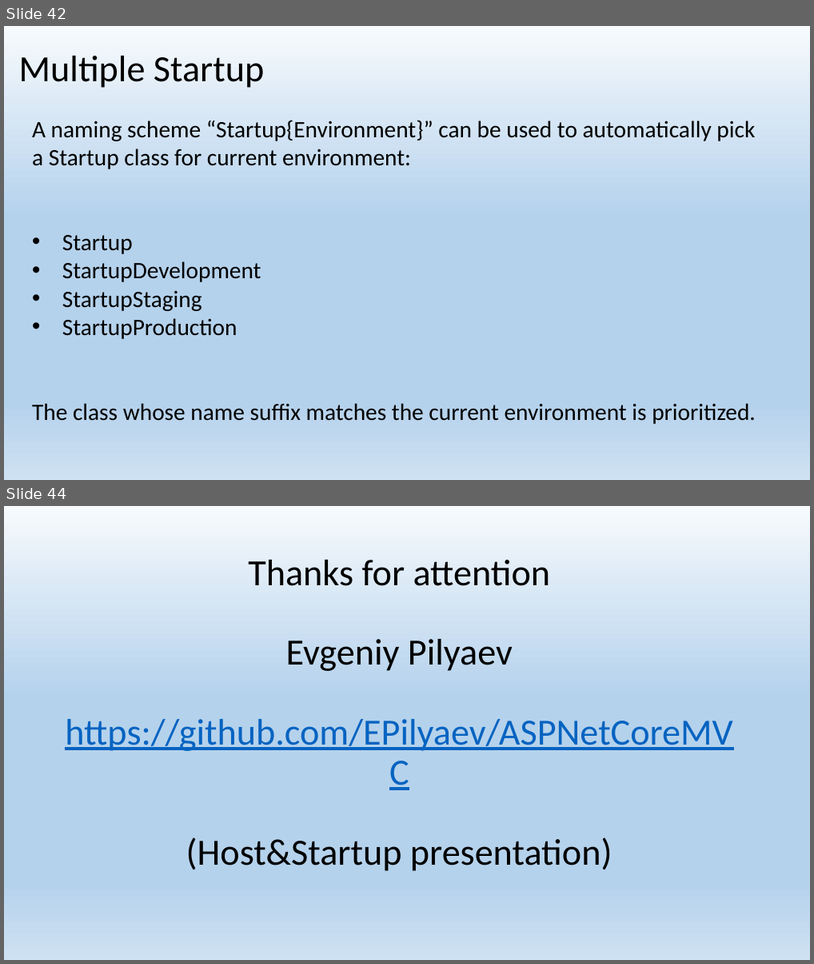
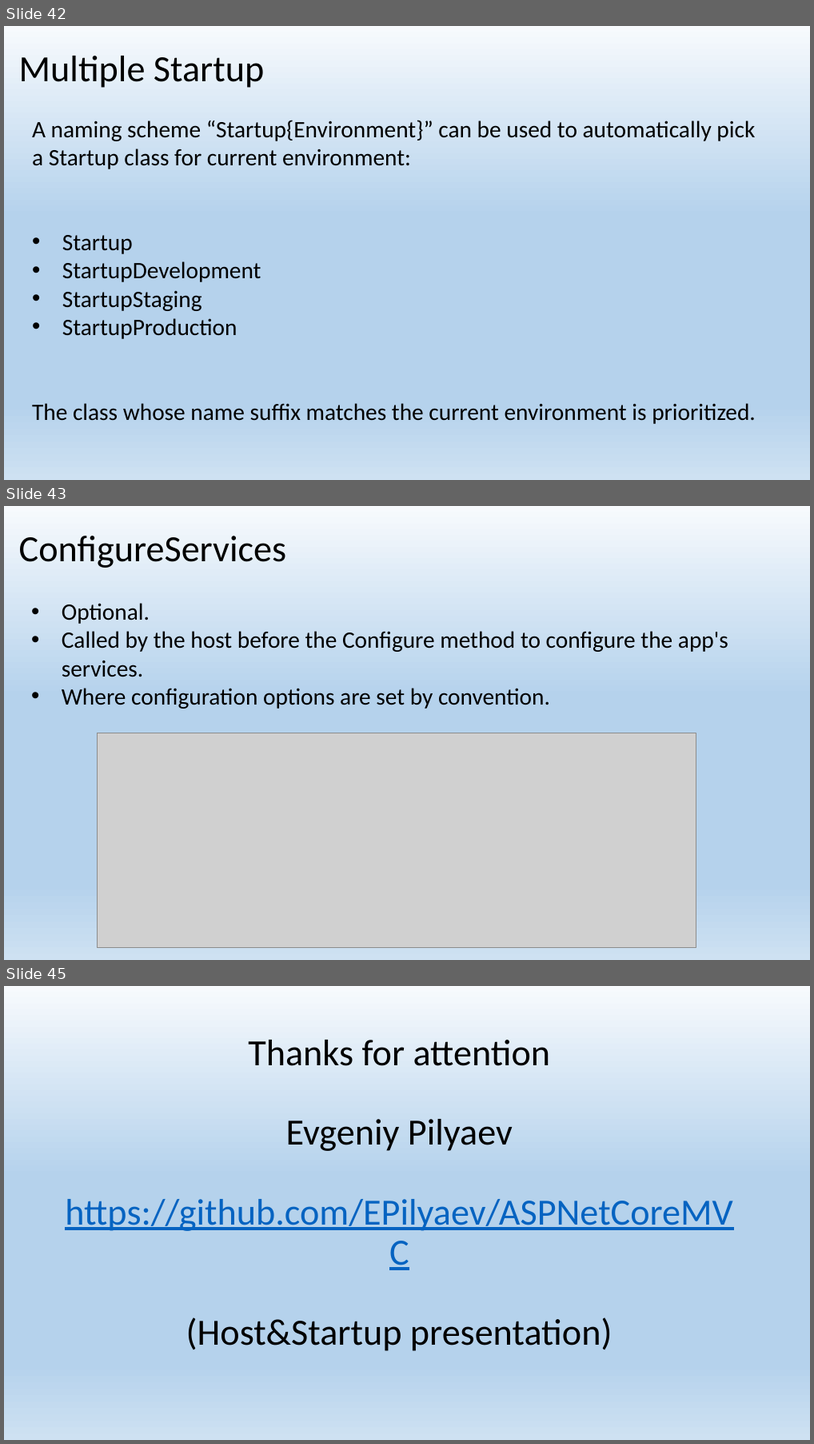
Before and after one commit to EPilyaev/ASPNetCoreMVC, a slide deck: Host&Startup.pptx. Shown one above the other, each under a label of ours: slides 42 and 44 before the commit, slides 42, 43 and 45 after it; the slides between them are not shown. The pictures are 814x964 and 814x1444 pixels, drawn with LibreOffice and Linux fonts; fonts in the diff are those of the drawing; grey boxes stand for pictures. Boxes give left, top, right and bottom in pixels: in the first picture for what was removed or moved away, otherwise in the second. Text is boxed around its words. In the diff, an @@ line names an element or a change of style, - is before the commit and + after.

```diff
--- a/Host&Startup.pptx
+++ b/Host&Startup.pptx
@@ slide 43 added at bbox=[4, 506, 810, 960], background gradient #F7FAFD to #B5D2EC to #CEE1F2 @@
@@ title added at bbox=[19, 536, 286, 568], 44 pt, text #000000 @@
+ConfigureServices
@@ text added at bbox=[62, 603, 729, 708], 28 pt, text #000000 @@
+• Optional.
+• Called by the host before the Configure method to configure the app's services.
+• Where configuration options are set by convention.
@@ picture added at bbox=[97, 733, 697, 947] @@
@@ what was slide 44 is now slide 45 @@
```
Also in this commit, not shown: 1 other slide added, 1 slide removed, 3 other files.
